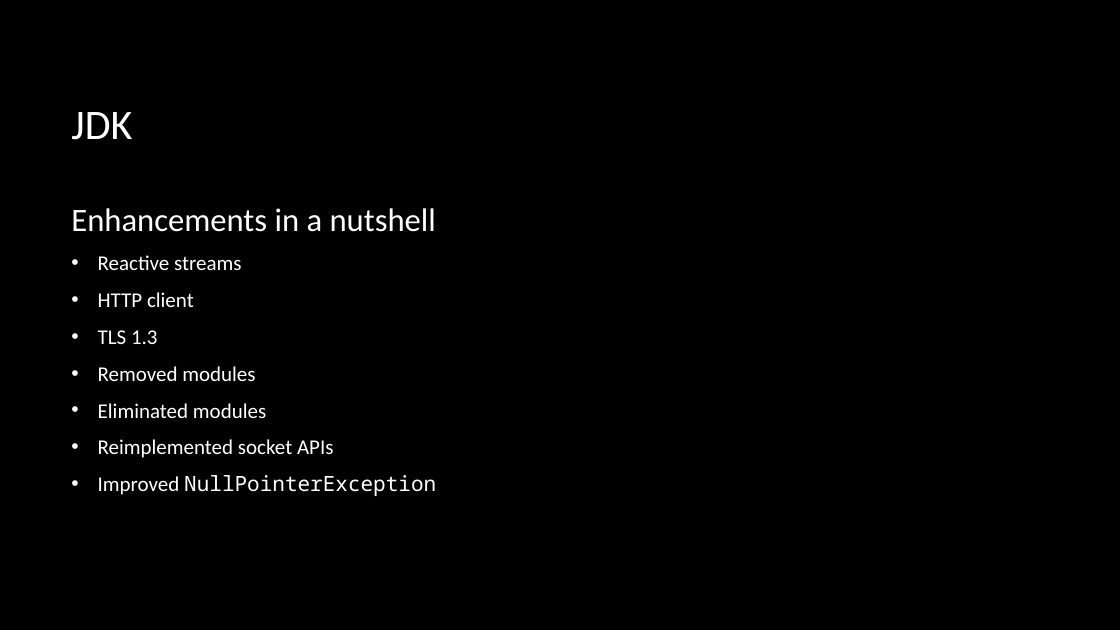
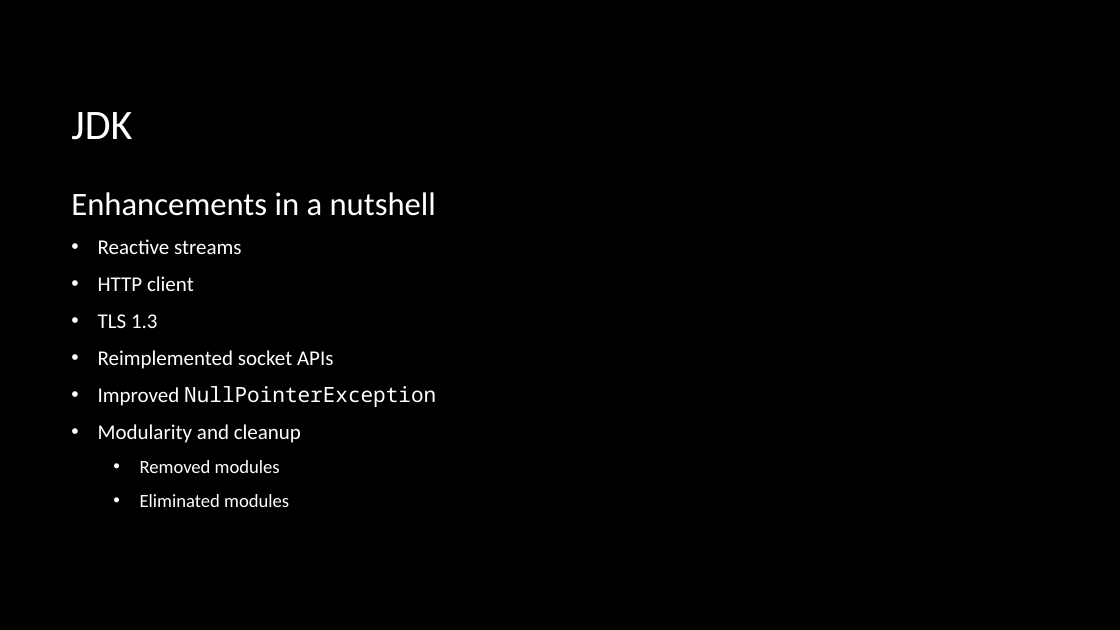
Before and after one commit to macdaddyaz/modern-java, a slide deck: slide 26 of Java 9 and up.pptx. Drawn at 1120x630 pixels with LibreOffice and Linux fonts; fonts in the diff are those of the drawing; background and template pictures are left out. Boxes give left, top, right and bottom in pixels: in the first picture for what was removed or moved away, otherwise in the second. Text is boxed around its words. In the diff, an @@ line names an element or a change of style, - is before the commit and + after.

```diff
--- a/Java 9 and up.pptx
+++ b/Java 9 and up.pptx
@@ text at (x1=98, y1=350, x2=436, y2=443): paragraphs added @@
+• Reimplemented socket APIs
+• Improved NullPointerException
+• Modularity and cleanup
@@ text at (x1=98, y1=439, x2=436, y2=496): paragraphs removed @@
-• Reimplemented socket APIs
-• Improved NullPointerException
@@ text at (x1=140, y1=460, x2=289, y2=507): size 18 to 16 pt in "Removed modules", "Eliminated modules"; list level 1 to 2 in "Removed modules"; list level 1 to 2 in "Eliminated modules" @@
```
Also in this commit, not shown: 3 other slides changed, 11 slides added.
